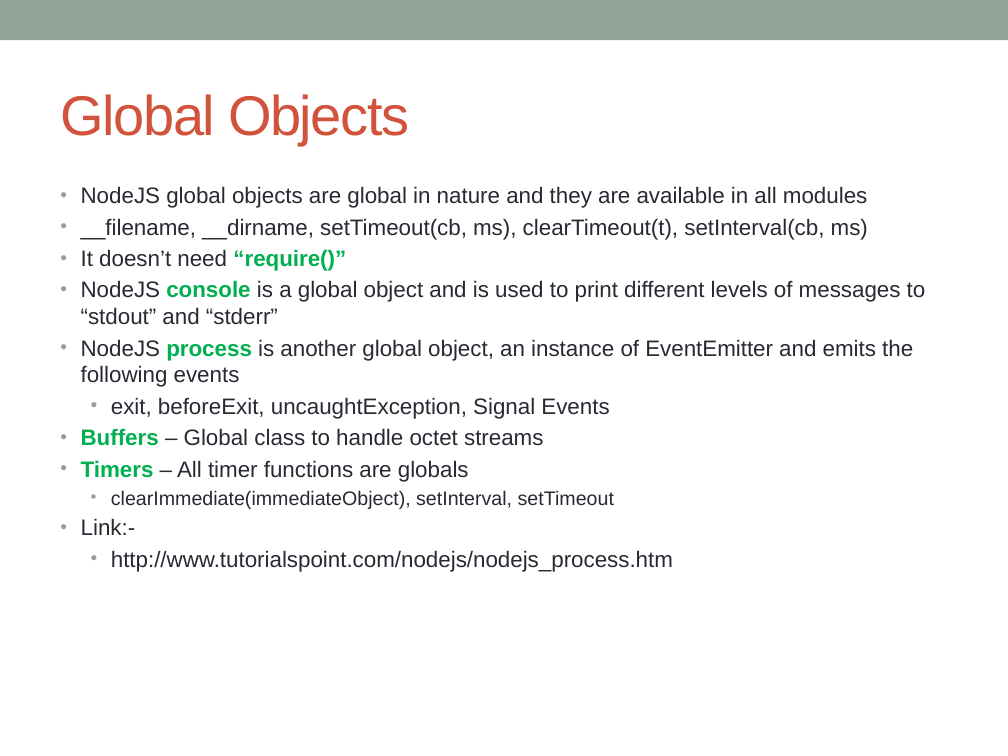
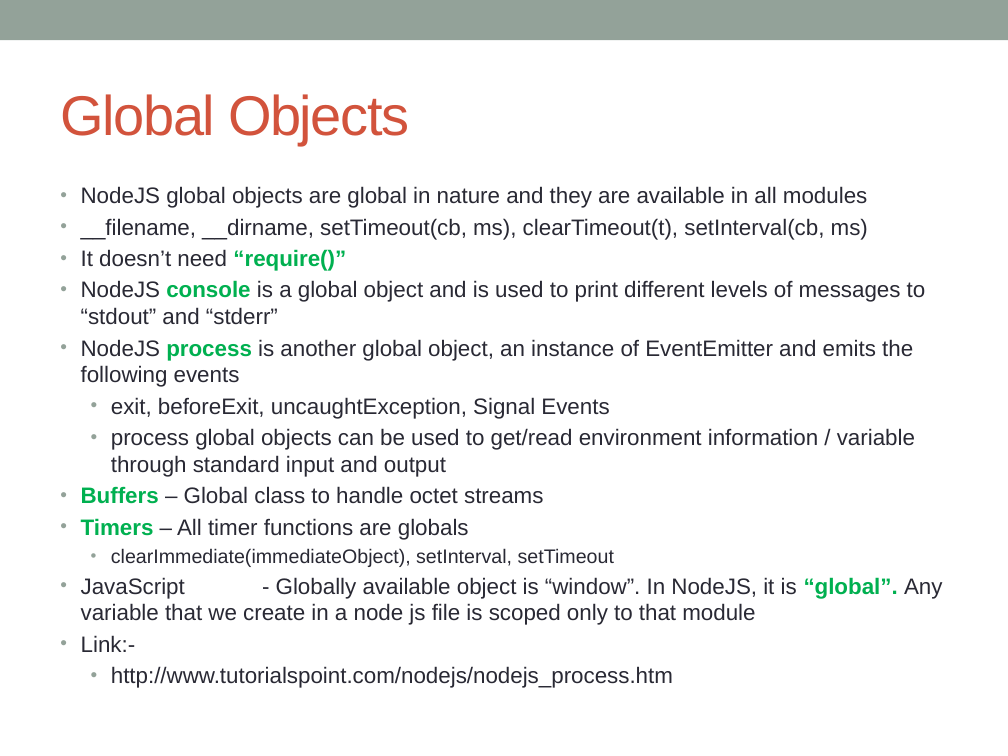
Before and after one commit to notionquest/ProjectDocumentation, a slide deck: slide 16 of NodeJS.pptx. Drawn at 1008x756 pixels with LibreOffice and Linux fonts; fonts in the diff are those of the drawing. Boxes give left, top, right and bottom in pixels: in the first picture for what was removed or moved away, otherwise in the second. Text is boxed around its words. In the diff, an @@ line names an element or a change of style, - is before the commit and + after.

```diff
--- a/NodeJS.pptx
+++ b/NodeJS.pptx
@@ text at bbox=[111, 428, 915, 477]: paragraph added @@
+  • process global objects can be used to get/read environment information / variable through standard input and output
@@ text at bbox=[81, 577, 942, 625]: paragraph added @@
+• JavaScript - Globally available object is “window”. In NodeJS, it is “global”. Any variable that we create in a node js file is scoped only to that module
```
Also in this commit, not shown: 2 other slides changed, 1 slide added, 1 other file.
